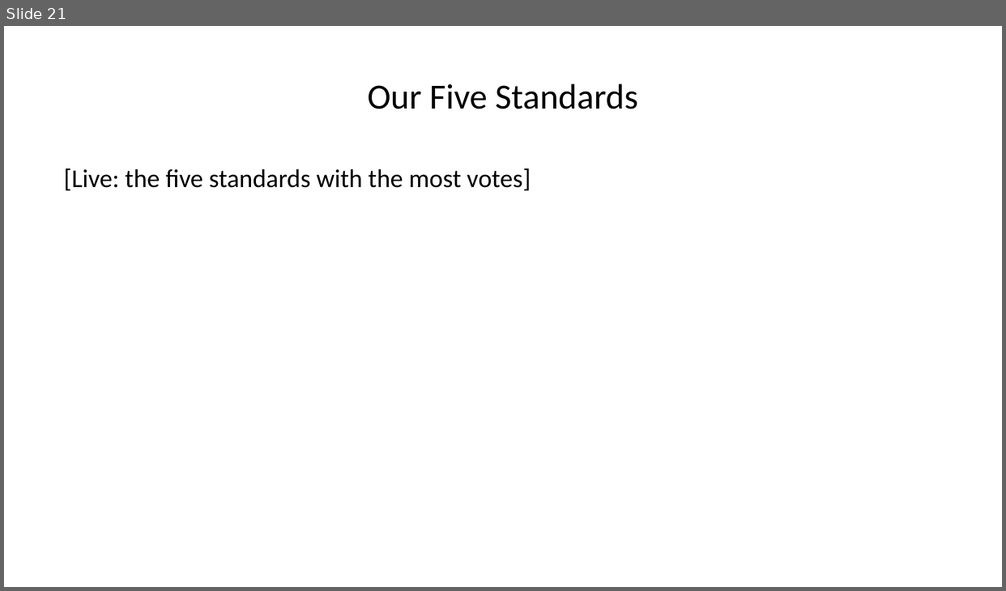
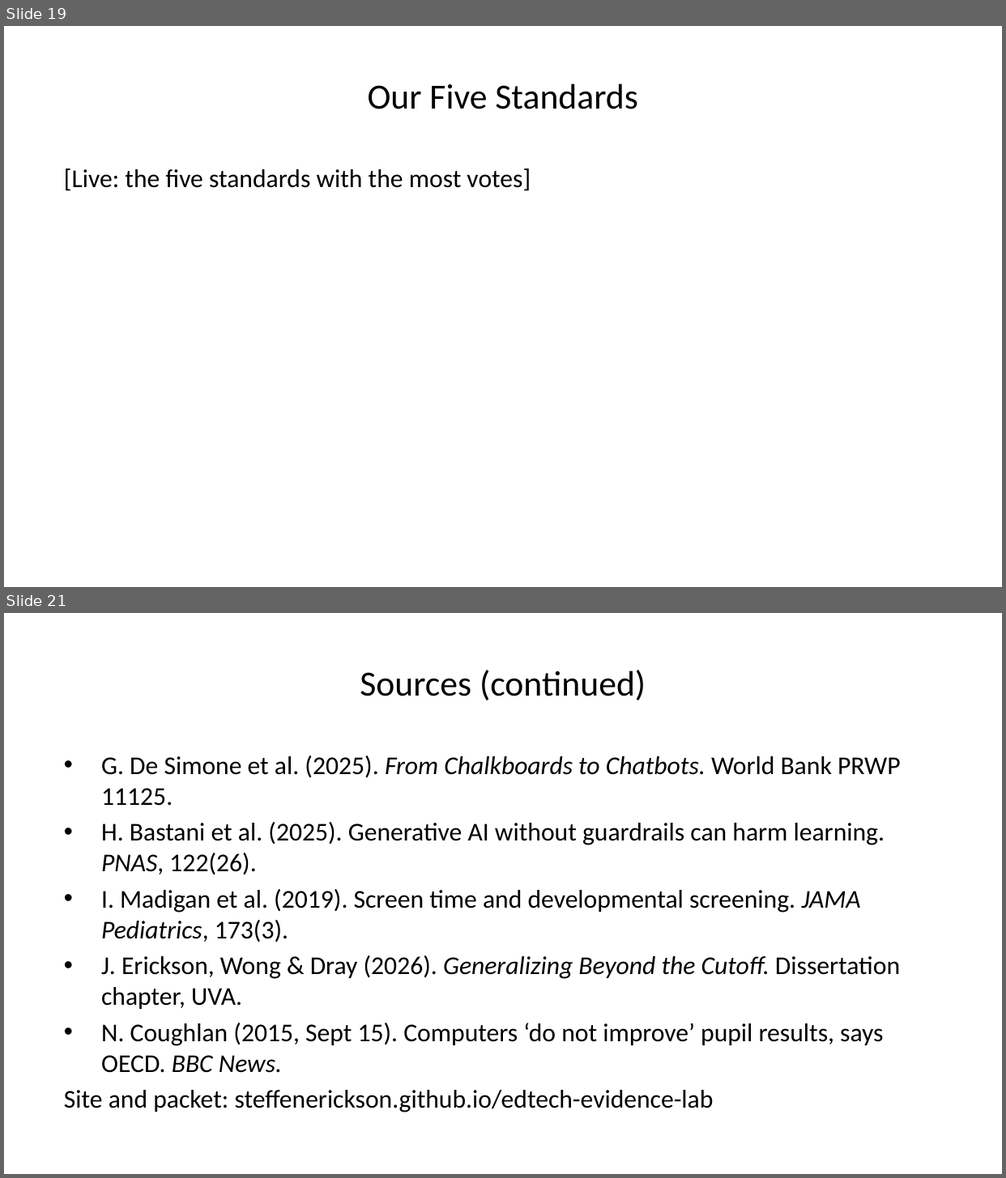
Before and after one commit to steffenerickson/edtech-evidence-lab, a slide deck: slides/output/edtech_slides_v1.pptx. Shown one above the other, each under a label of ours: slide 21 before the commit, slides 19 and 21 after it; the slides between them are not shown. The pictures are 1006x591 and 1006x1178 pixels, drawn with LibreOffice and Linux fonts; fonts in the diff are those of the drawing. Boxes give left, top, right and bottom in pixels: in the first picture for what was removed or moved away, otherwise in the second. Text is boxed around its words. In the diff, an @@ line names an element or a change of style, - is before the commit and + after.

```diff
--- a/slides/output/edtech_slides_v1.pptx
+++ b/slides/output/edtech_slides_v1.pptx
@@ slide 21 added at box(4, 613, 1002, 1174), background #FFFFFF @@
@@ title added at box(360, 670, 646, 700), 25.5 pt, text #000000 @@
+Sources (continued)
@@ text added at box(64, 756, 901, 1113), 18.5 pt, text #000000 @@
+• G. De Simone et al. (2025). From Chalkboards to Chatbots. World Bank PRWP 11125.
+• H. Bastani et al. (2025). Generative AI without guardrails can harm learning. PNAS, 122(26).
+• I. Madigan et al. (2019). Screen time and developmental screening. JAMA Pediatrics, 173(3).
+• J. Erickson, Wong & Dray (2026). Generalizing Beyond the Cutoff. Dissertation chapter, UVA.
+• N. Coughlan (2015, Sept 15). Computers ‘do not improve’ pupil results, says OECD. BBC News.
+Site and packet: steffenerickson.github.io/edtech-evidence-lab
@@ what was slide 21 is now slide 19 @@
```
Also in this commit, not shown: 3 slides changed, 2 slides removed, 1 other file.
